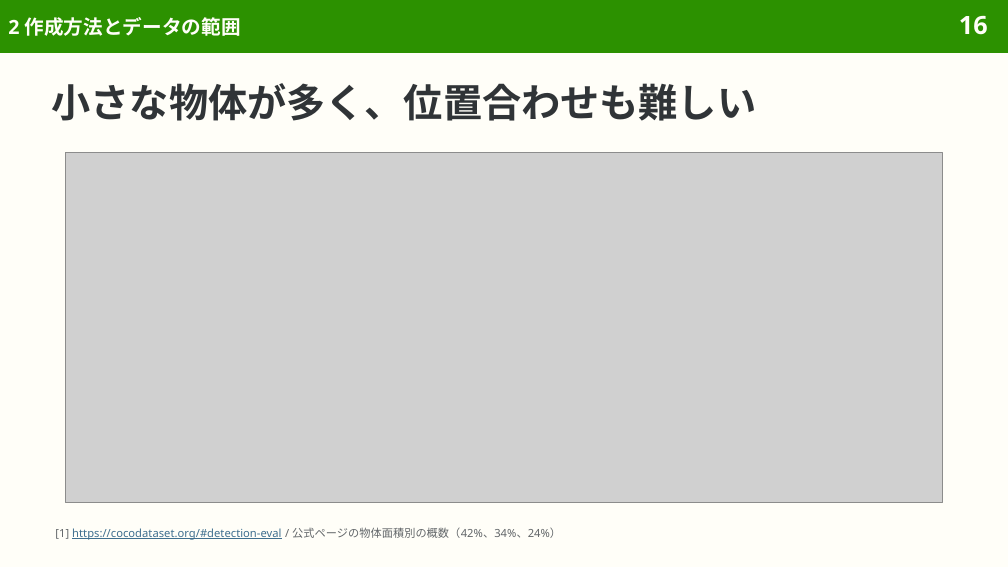
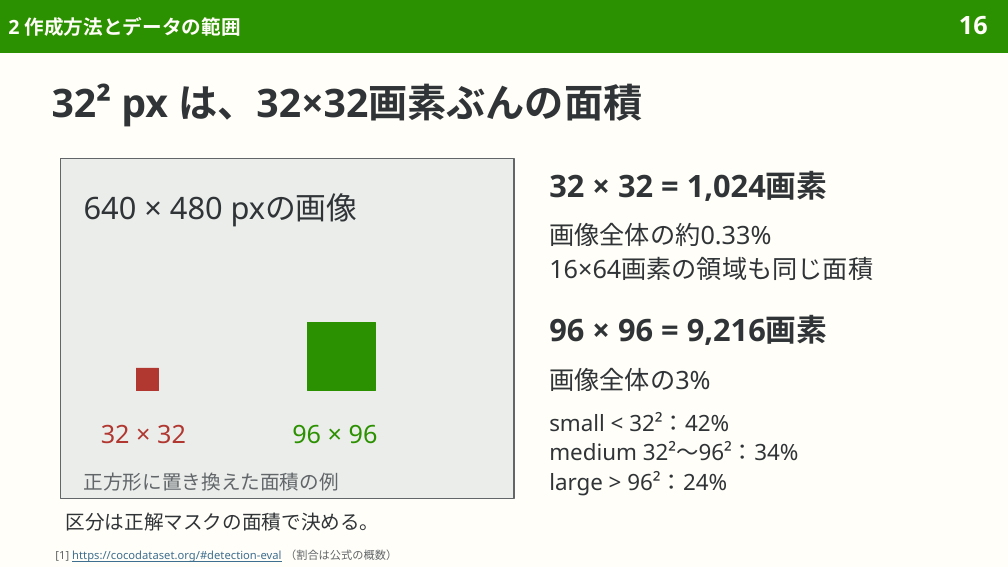
Before and after one commit to sasakiy84/datasets-in-10-minutes, a slide deck: slide 16 of slides/datasets-in-10-minutes-coco.pptx. Drawn at 1008x567 pixels with LibreOffice and Linux fonts; fonts in the diff are those of the drawing; grey boxes stand for pictures. Boxes give left, top, right and bottom in pixels: in the first picture for what was removed or moved away, otherwise in the second. Text is boxed around its words. In the diff, an @@ line names an element or a change of style, - is before the commit and + after.

```diff
--- a/slides/datasets-in-10-minutes-coco.pptx
+++ b/slides/datasets-in-10-minutes-coco.pptx
@@ title at (52, 83, 642, 127): text changed @@
-小さな物体が多く、位置合わせも難しい
+32² px は、32×32画素ぶんの面積
@@ rectangle added at (60, 158, 514, 499), fill #EBEDEB, outline #626669 0.8 pt @@
@@ picture removed at (66, 152, 942, 503) @@
@@ text added at (549, 170, 828, 201), 22 pt, text #303437, bold @@
+32 × 32 = 1,024画素
@@ text added at (84, 193, 358, 227), 22 pt, text #303437 @@
+640 × 480 pxの画像
@@ text added at (549, 222, 873, 280), 18 pt, text #303437 @@
+画像全体の約0.33%
+16×64画素の領域も同じ面積
@@ rectangle added at (307, 323, 376, 391), fill #2C9100, outline #2C9100 0.5 pt @@
@@ text added at (549, 314, 828, 345), 22 pt, text #303437, bold @@
+96 × 96 = 9,216画素
@@ rectangle added at (136, 368, 159, 391), fill #B13731, outline #B13731 0.5 pt @@
@@ text added at (549, 367, 710, 391), 18 pt, text #303437 @@
+画像全体の3%
@@ text added at (549, 412, 799, 495), 16 pt, text #303437 @@
+small < 32²：42%
+medium 32²〜96²：34%
+large > 96²：24%
@@ text added at (101, 425, 186, 444), 18 pt, text #B13731 @@
+32 × 32
@@ text added at (292, 424, 378, 444), 18 pt, text #2C9100 @@
+96 × 96
@@ text added at (84, 472, 339, 491), 14 pt, text #626669 @@
+正方形に置き換えた面積の例
@@ text added at (65, 512, 379, 531), 14 pt, text #303437 @@
+区分は正解マスクの面積で決める。
@@ text at (55, 549, 397, 562): text changed @@
-[1] https://cocodataset.org/#detection-eval / 公式ページの物体面積別の概数（42%、34%、24%）
+[1] https://cocodataset.org/#detection-eval （割合は公式の概数）
```
Also in this commit, not shown: 5 other slides changed, 3 other files.
